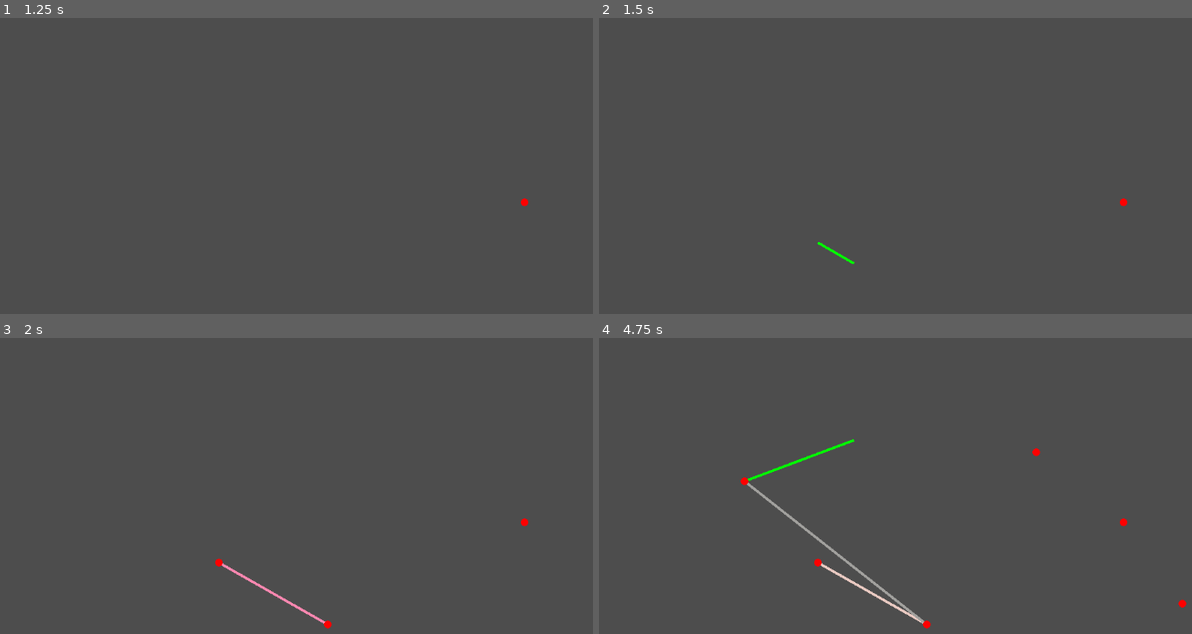
Above: before the commit, frames 1-4 (two rows, left to right).
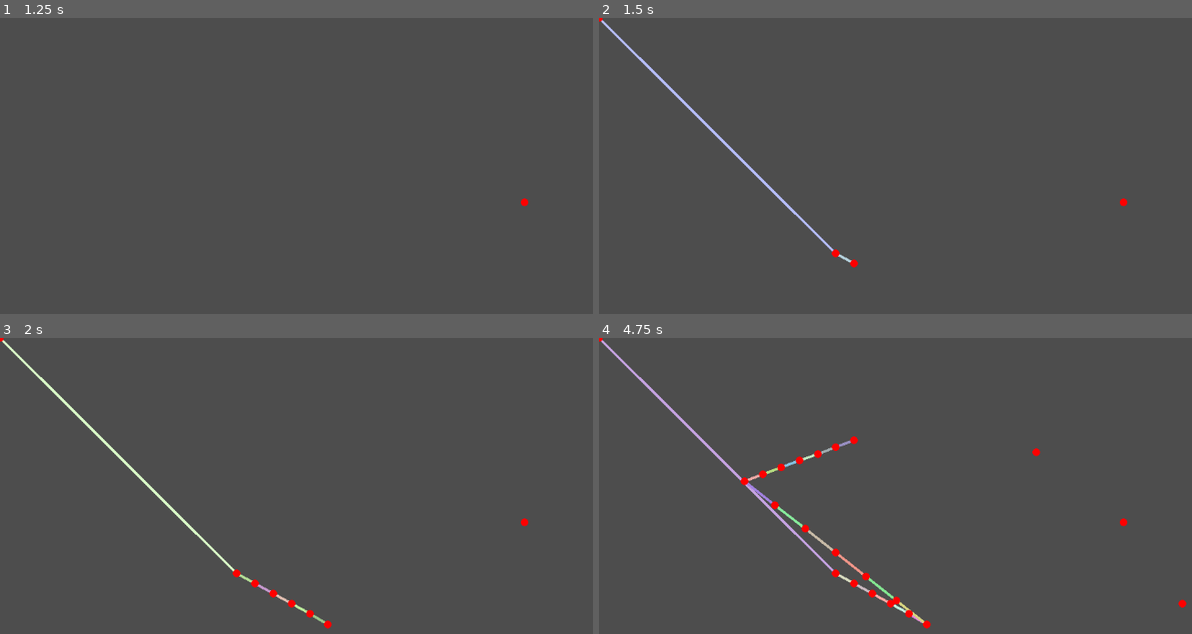
Above: after the commit, the same moments.

Repository: celyk/Lash
Game: Godot game, scene res://test_graph.tscn
Two runs of this game, one before a commit and one after it. Both use one fixed random seed, a clock stepped at 60 frames per second and the inputs below.
Inputs (mouse positions are in pixels of both pictures, inside the frame that each line leads up to):
- Up to frame 1 (1.25 s): tap Enter at 0.5 s; move the mouse to (527, 201) at 0.52 s; tap . (timeline_next_frame) at 0.6 s; click (527, 201) at 0.67 s
- Up to frame 2 (1.5 s): tap Space (timeline_play) at 1.25 s; drag from (818, 242) to (925, 305) at 1.27 s
- Up to frame 3 (2 s): no input
- Up to frame 4 (4.75 s): move the mouse to (1037, 453) at 2.02 s; tap , (timeline_previous_frame) at 2.1 s; click (1037, 453) at 2.17 s; drag from (925, 625) to (747, 480) at 2.77 s; move the mouse to (1180, 604) at 3.52 s; tap Space (timeline_play) at 3.6 s; click (1180, 604) at 3.67 s; drag from (747, 480) to (853, 441) at 4.27 s

Frame 1 is identical in both runs. In frame 2, 0.7% of the frame differs, in the area x 0-44%, y 0-85%; in frame 3, 0.9%; in frame 4, 1.6%, in the area x 0-55%, y 0-97%.

Commit message:
Try drawing

Diff:
--- a/project/test_graph.tscn
+++ b/project/test_graph.tscn
@@ -6,6 +6,9 @@
 var preview_curve : Curve2D
 var graph := VGraph.new()
 
+var draw_mode : bool = true
+
+var prev_position : Vector2
 func _input(event: InputEvent) -> void:
 	if event is InputEventScreenTouch:
 		if event.pressed:
@@ -18,6 +21,12 @@
 
 	if event is InputEventScreenDrag:
 		preview_curve.set_point_position(1, event.position)
+
+		if draw_mode:
+			preview_curve.set_point_position(0, prev_position)
+			_submit_curve(preview_curve)
+
+		prev_position = event.position
 
 func _ready() -> void:
 	Input.emulate_touch_from_mouse = true
